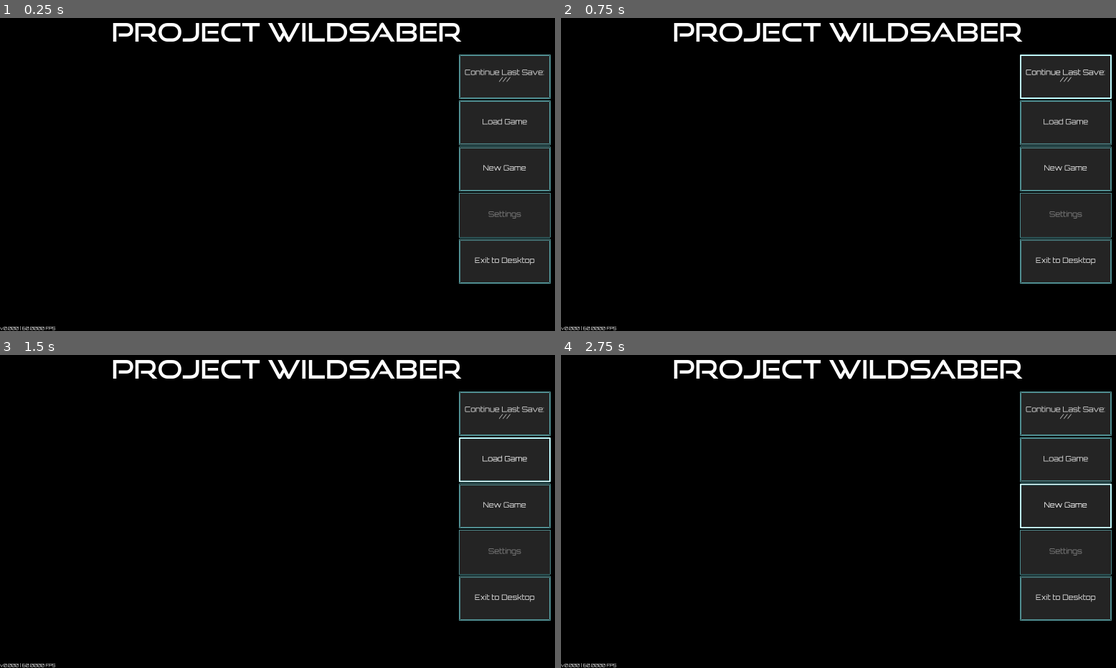
Above: before the commit, frames 1-4 (two rows, left to right).
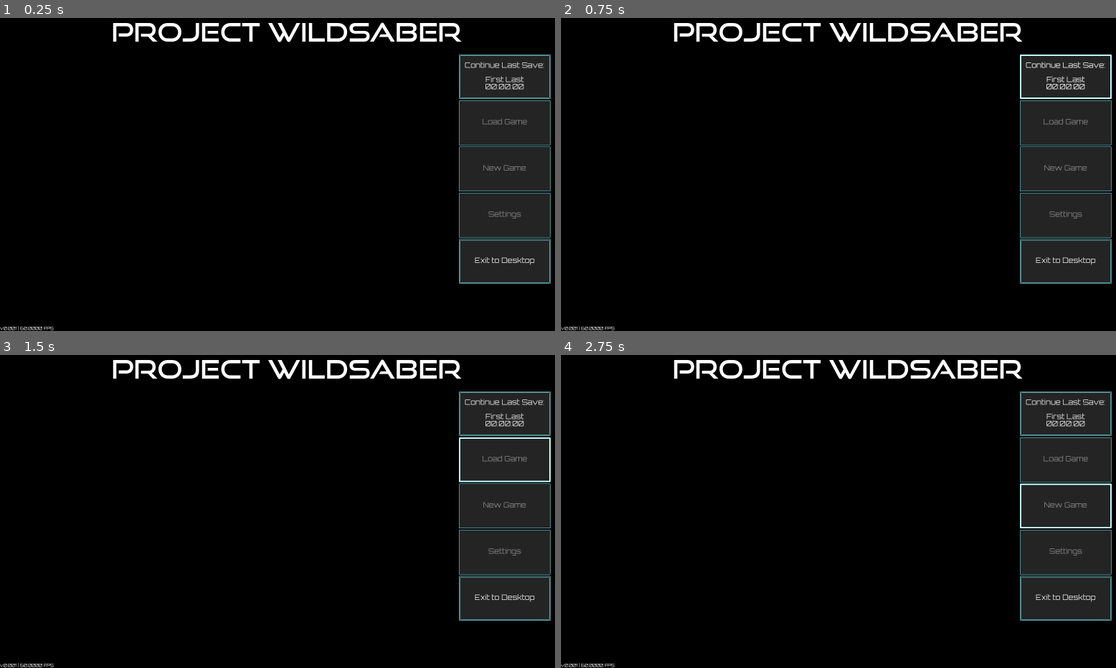
Above: after the commit, the same moments.

Repository: zaneddennis/project-wildsaber
Game: Godot game, scene res://Main.tscn
Two runs of this game, one before a commit and one after it. Both use one fixed random seed, a clock stepped at 60 frames per second and the inputs below.
Inputs (mouse positions are in pixels of both pictures, inside the frame that each line leads up to):
- Up to frame 1 (0.25 s): no input
- Up to frame 2 (0.75 s): click "Continue Last Save: ///" (after the commit: "Continue Last Save: First Las…") at 0.5 s
- Up to frame 3 (1.5 s): click (505, 458) at 1.25 s, where only the run before the commit has a clickable "Load Game"
- Up to frame 4 (2.75 s): click (1066, 505) at 2 s, where only the run before the commit has a clickable "New Game"

The runs differ from the first frame. In frame 1, 0.9% of the frame differs, in the area x 2-100%, y 13-100%; in frame 2, 0.9%; in frame 3, 0.8%; in frame 4, 0.8%.
Error after the commit: Attempt to call function 'get_directories' in base 'null instance' on a null instance. (res://MainMenu/MainMenu.gd:35)

Commit message:
Main Menu

Diff:
--- a/Main.tscn
+++ b/Main.tscn
@@ -1,11 +1,13 @@
-[gd_scene load_steps=3 format=3 uid="uid://dcpeyghpy8f6v"]
+[gd_scene load_steps=4 format=3 uid="uid://dcpeyghpy8f6v"]
 
 [ext_resource type="FontFile" uid="uid://ce4rpfr4j04e2" path="res://Themes/good-times.rg-regular.otf" id="1_51q6t"]
 [ext_resource type="Script" path="res://Debug/DebugUI.gd" id="1_rbru6"]
+[ext_resource type="Script" path="res://MainMenu/MainMenu.gd" id="1_redg8"]
 
 [node name="Main" type="Node"]
 
 [node name="MainMenu" type="CanvasLayer" parent="."]
+script = ExtResource("1_redg8")
 
 [node name="Title" type="Label" parent="MainMenu"]
 custom_minimum_size = Vector2(0, 128)
@@ -19,7 +21,7 @@
 horizontal_alignment = 1
 vertical_alignment = 1
 
-[node name="VBoxContainer" type="VBoxContainer" parent="MainMenu"]
+[node name="Buttons" type="VBoxContainer" parent="MainMenu"]
 anchors_preset = 11
 anchor_left = 1.0
 anchor_right = 1.0
@@ -31,29 +33,33 @@
 grow_horizontal = 0
 grow_vertical = 2
 
-[node name="Continue" type="Button" parent="MainMenu/VBoxContainer"]
+[node name="Continue" type="Button" parent="MainMenu/Buttons"]
 layout_mode = 2
 size_flags_vertical = 3
 text = "Continue Last Save:
-///"
 
-[node name="LoadGame" type="Button" parent="MainMenu/VBoxContainer"]
+First Last
+00:00:00"
+
+[node name="LoadGame" type="Button" parent="MainMenu/Buttons"]
 layout_mode = 2
 size_flags_vertical = 3
+disabled = true
 text = "Load Game"
 
-[node name="NewGame" type="Button" parent="MainMenu/VBoxContainer"]
+[node name="NewGame" type="Button" parent="MainMenu/Buttons"]
 layout_mode = 2
 size_flags_vertical = 3
+disabled = true
 text = "New Game"
 
-[node name="Settings" type="Button" parent="MainMenu/VBoxContainer"]
+[node name="Settings" type="Button" parent="MainMenu/Buttons"]
 layout_mode = 2
 size_flags_vertical = 3
 disabled = true
 text = "Settings"
 
-[node name="Quit" type="Button" parent="MainMenu/VBoxContainer"]
+[node name="Quit" type="Button" parent="MainMenu/Buttons"]
 layout_mode = 2
 size_flags_vertical = 3
 text = "Exit to Desktop"
@@ -71,3 +77,5 @@
 theme_override_font_sizes/font_size = 12
 text = "vV.VVV"
 vertical_alignment = 2
+
+[connection signal="pressed" from="MainMenu/Buttons/Quit" to="MainMenu" method="_on_quit_pressed"]
--- /dev/null
+++ b/MainMenu/MainMenu.gd
@@ -0,0 +1,43 @@
+extends CanvasLayer
+
+
+const SAVE_LOCATION = "user://save_data"
+
+var saves: Dictionary
+var save_names_sorted: Array
+
+
+func _ready():
+	saves = GetSaves()
+	save_names_sorted = saves.keys()
+	save_names_sorted.sort_custom(func(a, b): return saves[a]["last_played"] > saves[b]["last_played"])
+
+	if len(saves) > 0:
+		var most_recent_save = saves[save_names_sorted[0]]
+		var last_played = most_recent_save["last_played"]
+
+		$Buttons/Continue.text = "Continue Last Save:\n%s %s\n%s" % [
+			most_recent_save["character_name"]["first"],
+			most_recent_save["character_name"]["last"],
+			last_played
+		]
+
+
+func _on_quit_pressed():
+	get_tree().quit()
+
+
+# todo: handle bad save files
+func GetSaves() -> Dictionary:
+	var saves_dir = DirAccess.open(SAVE_LOCATION)
+
+	var result = {}
+	for save_name in saves_dir.get_directories():
+		var save_meta = JSON.parse_string(
+			FileAccess.open(SAVE_LOCATION + "/" + save_name + "/meta.save", FileAccess.READ).get_as_text()
+		)
+
+		if save_meta:
+			result[save_name] = save_meta
+
+	return result
--- a/project.godot
+++ b/project.godot
@@ -11,7 +11,7 @@
 [application]
 
 config/name="ProjectWildsaber"
-config/version="0.000"
+config/version="0.001"
 run/main_scene="res://Main.tscn"
 config/features=PackedStringArray("4.2", "GL Compatibility")
 config/icon="res://icon.svg"
@@ -30,7 +30,8 @@
 folder_colors={
 "res://Debug/": "yellow",
 "res://MainMenu/": "green",
-"res://Themes/": "teal"
+"res://Themes/": "teal",
+"res://Util/": "yellow"
 }
 
 [gui]
